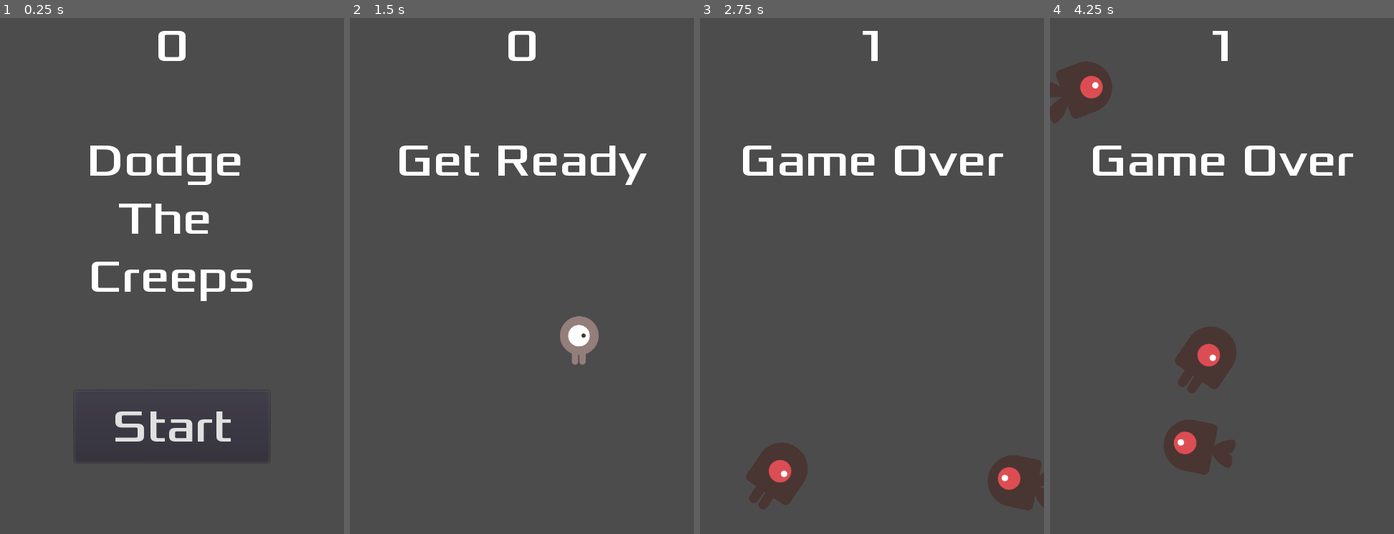
Above: before the commit, frames 1-4 (left to right).
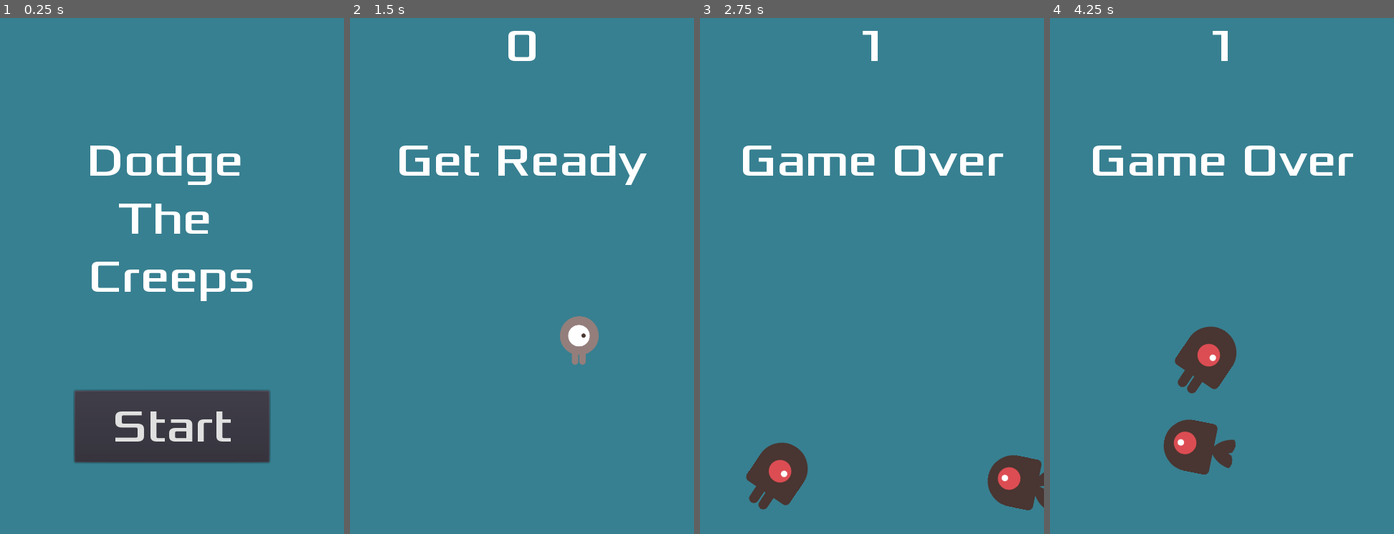
Above: after the commit, the same moments.

Repository: zMenta/Godot-Projects
Game: Godot game, scene res://Main.tscn
Two runs of this game, one before a commit and one after it. Both use one fixed random seed, a clock stepped at 60 frames per second and the inputs below.
Inputs:
- Up to frame 1 (0.25 s): no input
- Up to frame 2 (1.5 s): click "Start" at 0.5 s; tap Enter (start_game, bound only after the commit) at 1.25, 1.35 s; hold Right (ui_right) from 1.28 s (still down)
- Up to frame 3 (2.75 s): release Right (ui_right) at 2.03 s; hold Down (ui_down) from 2.03 s (still down); tap Enter (start_game, bound only after the commit) at 2.1 s
- Up to frame 4 (4.25 s): release Down (ui_down) at 2.78 s; hold Right (ui_right) 2.78-3.53 s; tap Enter (start_game, bound only after the commit) at 2.85, 3.6 s; hold Up (ui_up) from 3.53 s (still down)

The runs differ from the first frame. In frame 1, 89% of the frame differs, in the area x 0-100%, y 0-100%; in frame 2, 97%; in frame 3, 95%; in frame 4, 95%.

Commit message:
Your first 2D game

Diff:
--- a/Your first 2D game/HUD.gd
+++ b/Your first 2D game/HUD.gd
@@ -30,4 +30,5 @@
 
 func _on_StartButton_pressed() -> void:
 	$StartButton.hide()
+	$ScoreLabel.show()
 	emit_signal("start_game")
--- a/Your first 2D game/HUD.tscn
+++ b/Your first 2D game/HUD.tscn
@@ -1,12 +1,19 @@
-[gd_scene load_steps=3 format=2]
+[gd_scene load_steps=5 format=2]
 
 [ext_resource path="res://fonts/game_font.tres" type="DynamicFont" id=1]
 [ext_resource path="res://HUD.gd" type="Script" id=2]
+
+[sub_resource type="InputEventAction" id=1]
+action = "start_game"
+
+[sub_resource type="ShortCut" id=2]
+shortcut = SubResource( 1 )
 
 [node name="HUD" type="CanvasLayer"]
 script = ExtResource( 2 )
 
 [node name="ScoreLabel" type="Label" parent="."]
+visible = false
 anchor_right = 1.0
 margin_bottom = 78.0
 custom_fonts/font = ExtResource( 1 )
@@ -36,6 +43,7 @@
 margin_right = 136.0
 margin_bottom = -100.0
 custom_fonts/font = ExtResource( 1 )
+shortcut = SubResource( 2 )
 text = "Start"
 
 [node name="MessageTimer" type="Timer" parent="."]
--- a/Your first 2D game/Main.gd
+++ b/Your first 2D game/Main.gd
@@ -1,21 +1,24 @@
 extends Node
 
 export(PackedScene) var mob_scene
+
 var score: int
-
 
 func _ready():
 	randomize()
 
 
-func game_over() -> void:
+func game_over():
 	$ScoreTimer.stop()
 	$MobTimer.stop()
 	$HUD.show_game_over()
+	$MusicLoop.stop()
+	$DeathSound.play()
 
 
-func new_game() -> void:
+func new_game():
 	get_tree().call_group("mobs", "queue_free")
+	$MusicLoop.play()
 
 	score = 0
 	$StartGameTimer.start()
@@ -26,17 +29,17 @@
 	$HUD.show_message("Get Ready")
 
 
-func _on_ScoreTimer_timeout() -> void:
+func _on_ScoreTimer_timeout():
 	score += 1
 	$HUD.update_score(score)
 
 
-func _on_StartGameTimer_timeout() -> void:
+func _on_StartGameTimer_timeout():
 	$ScoreTimer.start()
 	$MobTimer.start()
 
-
-func _on_MobTimer_timeout() -> void:
+# Mob spawner
+func _on_MobTimer_timeout():
 	var mob = mob_scene.instance()
 
 	var mob_spawn_location = $MobPath/MobSpawnLocation
--- a/Your first 2D game/Main.tscn
+++ b/Your first 2D game/Main.tscn
@@ -1,9 +1,11 @@
-[gd_scene load_steps=6 format=2]
+[gd_scene load_steps=8 format=2]
 
 [ext_resource path="res://Player.tscn" type="PackedScene" id=1]
 [ext_resource path="res://Main.gd" type="Script" id=2]
 [ext_resource path="res://Mob.tscn" type="PackedScene" id=3]
 [ext_resource path="res://HUD.tscn" type="PackedScene" id=4]
+[ext_resource path="res://art/House In a Forest Loop.ogg" type="AudioStream" id=5]
+[ext_resource path="res://art/gameover.wav" type="AudioStream" id=6]
 
 [sub_resource type="Curve2D" id=1]
 _data = {
@@ -14,6 +16,11 @@
 script = ExtResource( 2 )
 mob_scene = ExtResource( 3 )
 
+[node name="ColorRect" type="ColorRect" parent="."]
+anchor_right = 1.0
+anchor_bottom = 1.0
+color = Color( 0.219608, 0.505882, 0.572549, 1 )
+
 [node name="Player" parent="." instance=ExtResource( 1 )]
 position = Vector2( 1, 1 )
 
@@ -23,6 +30,7 @@
 [node name="ScoreTimer" type="Timer" parent="."]
 
 [node name="StartGameTimer" type="Timer" parent="."]
+one_shot = true
 
 [node name="StartPostion" type="Position2D" parent="."]
 position = Vector2( 240, 450 )
@@ -34,6 +42,12 @@
 
 [node name="HUD" parent="." instance=ExtResource( 4 )]
 
+[node name="MusicLoop" type="AudioStreamPlayer" parent="."]
+stream = ExtResource( 5 )
+
+[node name="DeathSound" type="AudioStreamPlayer" parent="."]
+stream = ExtResource( 6 )
+
 [connection signal="hit" from="Player" to="." method="game_over"]
 [connection signal="timeout" from="MobTimer" to="." method="_on_MobTimer_timeout"]
 [connection signal="timeout" from="ScoreTimer" to="." method="_on_ScoreTimer_timeout"]
--- a/Your first 2D game/Mob.gd
+++ b/Your first 2D game/Mob.gd
@@ -1,10 +1,10 @@
 extends RigidBody2D
 
-func _ready() -> void:
+func _ready():
 	$AnimatedSprite.playing = true
 	var mob_types = $AnimatedSprite.frames.get_animation_names()
 	$AnimatedSprite.animation = mob_types[randi() % mob_types.size()]
 
 
-func _on_VisibilityNotifier2D_screen_exited() -> void:
+func _on_VisibilityNotifier2D_screen_exited():
 	queue_free()
--- a/Your first 2D game/Player.gd
+++ b/Your first 2D game/Player.gd
@@ -5,12 +5,12 @@
 export var speed := 400
 var screen_size
 
-func _ready() -> void:
+func _ready():
 	screen_size = get_viewport_rect().size
 	hide()
 
 # Player Movement and Animation logic
-func _process(delta: float) -> void:
+func _process(delta: float):
 	var direction := Vector2.ZERO
 	var velocity := Vector2.ZERO
 	if Input.is_action_pressed("ui_up"):
@@ -43,14 +43,14 @@
 	position.y = clamp(position.y, 0, screen_size.y)
 
 
-func start(player_position: Vector2) -> void:
+func start(player_position: Vector2):
 	position = player_position
 	show()
 	$CollisionShape2D.disabled = false
 
 
 # warning-ignore:unused_argument
-func _on_Player_body_entered(body: Node) -> void:
+func _on_Player_body_entered(body: Node):
 	hide()
 	emit_signal("hit")
 	$CollisionShape2D.set_deferred("disabled",true)
--- a/Your first 2D game/project.godot
+++ b/Your first 2D game/project.godot
@@ -24,6 +24,16 @@
 [global]
 
 window=false
+input=false
+
+[input]
+
+start_game={
+"deadzone": 0.5,
+"events": [ Object(InputEventKey,"resource_local_to_scene":false,"resource_name":"","device":0,"alt":false,"shift":false,"control":false,"meta":false,"command":false,"pressed":false,"scancode":16777221,"physical_scancode":0,"unicode":0,"echo":false,"script":null)
+, Object(InputEventKey,"resource_local_to_scene":false,"resource_name":"","device":0,"alt":false,"shift":false,"control":false,"meta":false,"command":false,"pressed":false,"scancode":0,"physical_scancode":16777221,"unicode":0,"echo":false,"script":null)
+ ]
+}
 
 [layer_names]
 
